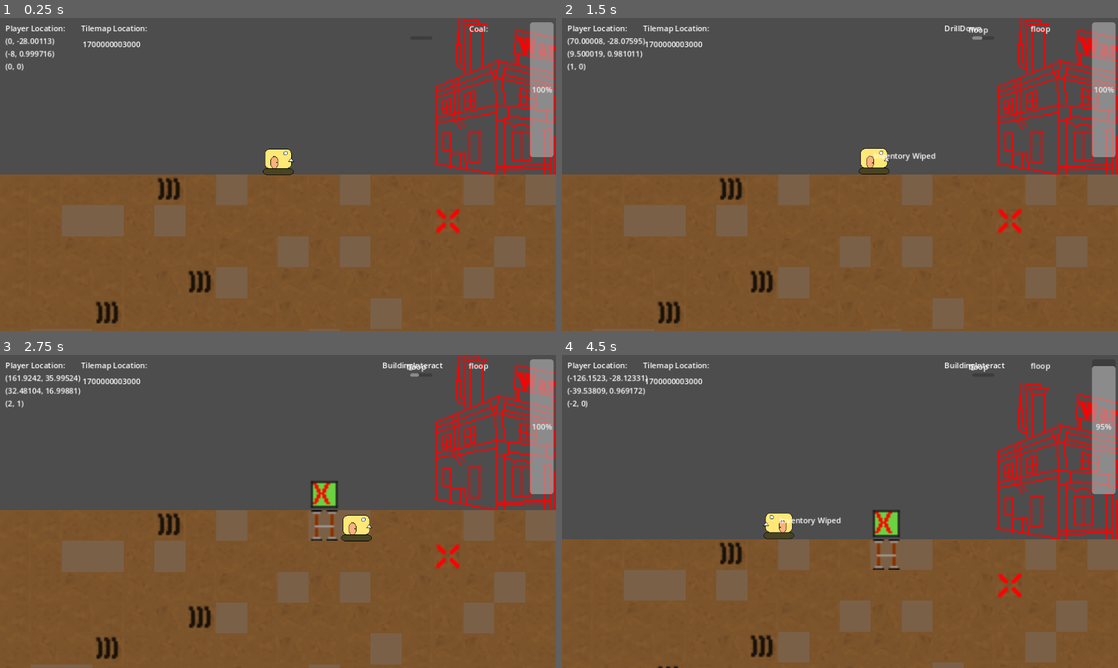
Above: before the commit, frames 1-4 (two rows, left to right).
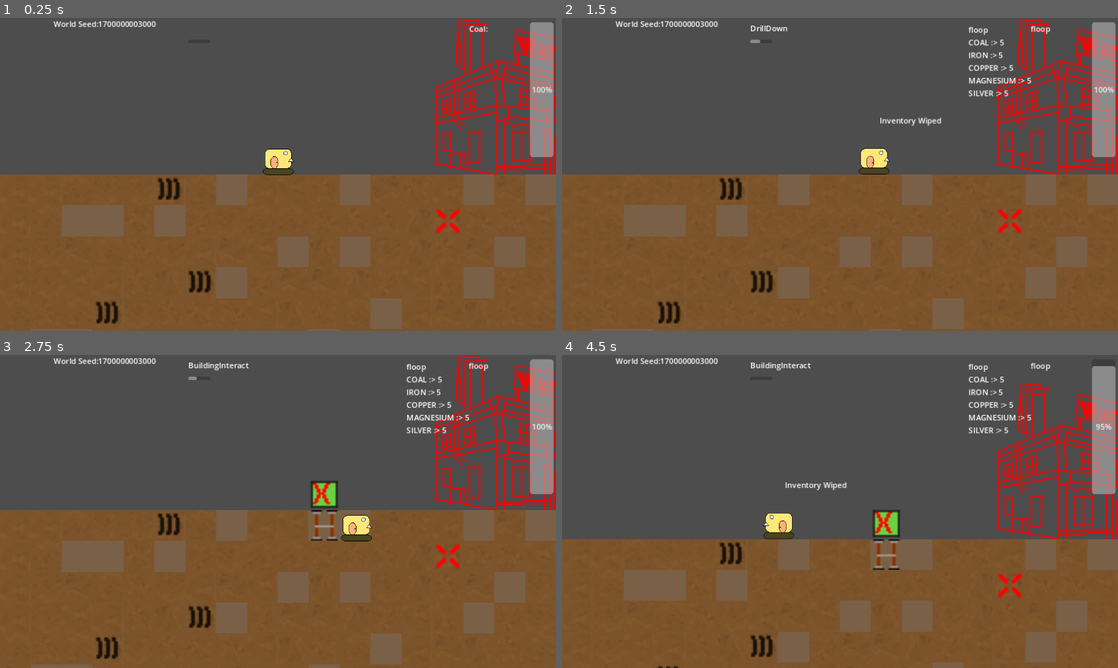
Above: after the commit, the same moments.

Repository: TrakeMuldoon/GodotMineTower
Game: Godot game, scene res://World/world.tscn
Two runs of this game, one before a commit and one after it. Both use one fixed random seed, a clock stepped at 60 frames per second and the inputs below.
Inputs:
- Up to frame 1 (0.25 s): no input
- Up to frame 2 (1.5 s): hold D (go_right) 0.53-1.28 s; hold R (Return) 0.53-1.28 s; tap T (UseBuilding) at 0.8, 1.35 s; hold S (go_down) from 1.28 s (still down)
- Up to frame 3 (2.75 s): tap R (Return) at 1.55 s; release S (go_down) at 2.03 s; hold D (go_right) from 2.03 s (still down); hold T (UseBuilding) from 2.03 s (still down); tap X (Mark) at 2.1 s
- Up to frame 4 (4.5 s): release D (go_right) at 2.78 s; release T (UseBuilding) at 2.78 s; hold Up (go_up) 2.78-3.53 s; tap M (Mine) at 2.85 s; tap R (Return) at 3.05 s; hold R (Return) 3.53-4.28 s; hold A (go_left) from 3.53 s (still down); tap T (UseBuilding) at 3.8, 4.35 s

The runs differ from the first frame. In frame 1, 0.8% of the frame differs, in the area x 0-29%, y 0-17%; in frame 2, 1.8%; in frame 3, 1.7%; in frame 4, 1.9%, in the area x 0-85%, y 0-55%.

Commit message:
Get gassed up!

Diff:
--- a/Buildings/gas_station.gd
+++ b/Buildings/gas_station.gd
@@ -5,7 +5,6 @@
 # Called when the node enters the scene tree for the first time.
 func _ready():
 	pass # Replace with function body.
-
 
 # Called every frame. 'delta' is the elapsed time since the previous frame.
 var check_for_input = false
@@ -18,16 +17,9 @@
 
 func FillTank():
 	fill_gastank.emit()
-	#var mt = MovingText.new()
-	#mt.position.y -= 40
-	#add_child(mt)
-	#var text = "Fueled Up!"
-	#mt.text = text
-	#mt.go_to_it(0.4, 60)
 
 func _on_body_entered(body):
 	check_for_input = true
-	#entered_warehouse.emit()
 
 func _on_body_exited(body):
 	check_for_input = false
--- a/Buildings/warehouse.gd
+++ b/Buildings/warehouse.gd
@@ -16,27 +16,12 @@
 		else:
 			Globals.ACTION_TIMER.Reset("BuildingInteract")
 
-var queue = []
 func MoveInventory():
-	queue = []
 	for ore in Globals.TANK_INVENTORY.get_ores():
 		var local_inv = Globals.TANK_INVENTORY.remove_from_inventory(ore)
 		Globals.GLOBAL_INVENTORY.add_to_inventory(ore, local_inv)
-		var mt = MovingText.new()
-		mt.position.y -= 40
-		add_child(mt)
 		var text = "Moved {num} {ore}".format({"num": local_inv, "ore": ore})
-		mt.text = text
-		queue.append(mt)
-	write_messages()
-
-func write_messages():
-	if queue.size() == 0:
-		return
-	var next = queue.pop_front()
-	next.go_to_it(0.4, 60)
-	await get_tree().create_timer(0.15).timeout
-	write_messages()
+		$MovingNotifier.EnqueueMessage(text)
 
 func _on_body_entered(body):
 	check_for_input = true
--- a/Buildings/warehouse.tscn
+++ b/Buildings/warehouse.tscn
@@ -1,7 +1,8 @@
-[gd_scene load_steps=6 format=3 uid="uid://c1n8ykio0swl0"]
+[gd_scene load_steps=7 format=3 uid="uid://c1n8ykio0swl0"]
 
 [ext_resource type="Script" path="res://Buildings/warehouse.gd" id="1_5y1pm"]
 [ext_resource type="Texture2D" uid="uid://bo3dygk67g2sd" path="res://assets/Buildlings.png" id="2_kl8fb"]
+[ext_resource type="Script" path="res://SupportScripts/moving_notifier.gd" id="3_2s8h0"]
 
 [sub_resource type="AtlasTexture" id="AtlasTexture_ht40n"]
 atlas = ExtResource("2_kl8fb")
@@ -19,7 +20,7 @@
 }]
 
 [sub_resource type="RectangleShape2D" id="RectangleShape2D_2b33i"]
-size = Vector2(112, 92)
+size = Vector2(128, 92)
 
 [node name="Warehouse" type="Area2D"]
 script = ExtResource("1_5y1pm")
@@ -30,8 +31,12 @@
 animation = &"Building"
 
 [node name="CollisionShape2D" type="CollisionShape2D" parent="."]
-position = Vector2(0, -46)
+position = Vector2(4, -46)
 shape = SubResource("RectangleShape2D_2b33i")
+
+[node name="MovingNotifier" type="Node2D" parent="."]
+position = Vector2(34, -32)
+script = ExtResource("3_2s8h0")
 
 [connection signal="body_entered" from="." to="." method="_on_body_entered"]
 [connection signal="body_exited" from="." to="." method="_on_body_exited"]
--- a/Characters/tank_character.gd
+++ b/Characters/tank_character.gd
@@ -154,18 +154,10 @@
 func ResetLocation():
 	Globals.TANK_INVENTORY.clear_inventory()
 	position = Vector2.ZERO
-	var mt = MovingText.new()
-	mt.text = "Inventory Wiped"
-	add_child(mt)
-	mt.go_to_it(1, 50)
-
+	$MovingNotifier.EnqueueMessage("Inventory Wiped")
 
 func _on_gas_station_fill_gastank():
 	fuel = FuelTankSize
 	var fuel_percent = float(fuel) / FuelTankSize
 	fuel_modified.emit(fuel_percent)
-
-	var mt = MovingText.new()
-	mt.text = "Fueeled up!"
-	add_child(mt)
-	mt.go_to_it(1, 50)
+	$MovingNotifier.EnqueueMessage("Fueeled up!")
--- a/Characters/tank_character.tscn
+++ b/Characters/tank_character.tscn
@@ -1,8 +1,9 @@
-[gd_scene load_steps=15 format=3 uid="uid://bhd3na60mj5w0"]
+[gd_scene load_steps=16 format=3 uid="uid://bhd3na60mj5w0"]
 
 [ext_resource type="Texture2D" uid="uid://d4ig3rk6l42ff" path="res://assets/MineBird.png" id="1_nnluh"]
 [ext_resource type="Script" path="res://Characters/tank_character.gd" id="1_p4ov2"]
 [ext_resource type="Texture2D" uid="uid://475h7n4sr8n0" path="res://assets/Rapunzel.png" id="3_jhqsu"]
+[ext_resource type="PackedScene" uid="uid://rvxuc2x54cmw" path="res://SupportScripts/moving_notifier.tscn" id="4_1iggp"]
 
 [sub_resource type="AtlasTexture" id="AtlasTexture_6r37p"]
 atlas = ExtResource("1_nnluh")
@@ -101,3 +102,6 @@
 [node name="CollisionShape2D" type="CollisionShape2D" parent="Headroom"]
 position = Vector2(0, -36)
 shape = SubResource("CircleShape2D_vov6b")
+
+[node name="MovingNotifier" parent="." instance=ExtResource("4_1iggp")]
+position = Vector2(12, -26)
--- a/HUD/hud.gd
+++ b/HUD/hud.gd
@@ -5,7 +5,7 @@
 func _ready():
 	Globals.TANK_INVENTORY.inventory_modified.connect(_on_inventory_modified)
 	Globals.GLOBAL_INVENTORY.inventory_modified.connect(_on_inventory_modified)
-	$CameraLocation.text = str(Globals.RANDOM_SEED)
+	$WorldSeed.text = "World Seed:" + str(Globals.RANDOM_SEED)
 
 # Called every frame. 'delta' is the elapsed time since the previous frame.
 var counter = 0
--- a/HUD/hud.tscn
+++ b/HUD/hud.tscn
@@ -6,26 +6,13 @@
 script = ExtResource("1_bk74e")
 
 [node name="PlayerLocation" type="Label" parent="."]
+visible = false
 offset_left = 11.0
 offset_top = 10.0
 offset_right = 135.0
 offset_bottom = 33.0
 text = "Player Location:
 "
-
-[node name="TileMapLocation" type="Label" parent="."]
-offset_left = 168.0
-offset_top = 10.0
-offset_right = 305.0
-offset_bottom = 37.0
-text = "Tilemap Location:"
-
-[node name="CameraLocation" type="Label" parent="."]
-offset_left = 171.0
-offset_top = 43.0
-offset_right = 302.0
-offset_bottom = 66.0
-text = "Camera Location"
 
 [node name="WorldInventory" type="Label" parent="."]
 offset_left = 842.0
@@ -42,16 +29,16 @@
 horizontal_alignment = 2
 
 [node name="ActionTimerBar" type="ProgressBar" parent="."]
-offset_left = 850.0
-offset_top = 38.0
-offset_right = 896.0
-offset_bottom = 45.0
+offset_left = 390.0
+offset_top = 45.0
+offset_right = 436.0
+offset_bottom = 52.0
 show_percentage = false
 
 [node name="ActionTimerLabel" type="Label" parent="."]
-offset_left = 792.0
+offset_left = 390.0
 offset_top = 10.0
-offset_right = 832.0
+offset_right = 430.0
 offset_bottom = 33.0
 
 [node name="FuelTank" type="ProgressBar" parent="."]
@@ -61,3 +48,9 @@
 offset_bottom = 288.0
 value = 100.0
 fill_mode = 3
+
+[node name="WorldSeed" type="Label" parent="."]
+offset_left = 111.0
+offset_top = 1.0
+offset_right = 151.0
+offset_bottom = 24.0
--- a/SupportScripts/Inventory.gd
+++ b/SupportScripts/Inventory.gd
@@ -7,6 +7,14 @@
 
 func _init(_max):
 	max = _max
+	debug_stuff()
+
+func debug_stuff():
+	add_to_inventory("COAL", 5)
+	add_to_inventory("IRON", 5)
+	add_to_inventory("COPPER", 5)
+	add_to_inventory("MAGNESIUM", 5)
+	add_to_inventory("SILVER", 5)
 
 func add_to_inventory(label, count):
 	if count + held_count > max:
--- /dev/null
+++ b/SupportScripts/moving_notifier.gd
@@ -0,0 +1,29 @@
+class_name MovingNotifier extends Node2D
+
+
+# Called when the node enters the scene tree for the first time.
+func _ready():
+	pass # Replace with function body.
+
+# Called every frame. 'delta' is the elapsed time since the previous frame.
+func _process(delta):
+	pass
+
+var messages = []
+var writing = false
+
+func EnqueueMessage(message):
+	messages.append(message)
+	if not writing:
+		writing = true
+		WriteMessages()
+
+func WriteMessages():
+	while(messages.size() > 0):
+		var next = messages.pop_front()
+		var mt = MovingText.new()
+		add_child(mt)
+		mt.text = next
+		mt.go_to_it(0.5, 80)
+		await get_tree().create_timer(0.14).timeout
+	writing = false
--- /dev/null
+++ b/SupportScripts/moving_notifier.tscn
@@ -0,0 +1,6 @@
+[gd_scene load_steps=2 format=3 uid="uid://rvxuc2x54cmw"]
+
+[ext_resource type="Script" path="res://SupportScripts/moving_notifier.gd" id="1_vc0ar"]
+
+[node name="MovingNotifier" type="Node2D"]
+script = ExtResource("1_vc0ar")
Not shown, changed: TODO.txt
